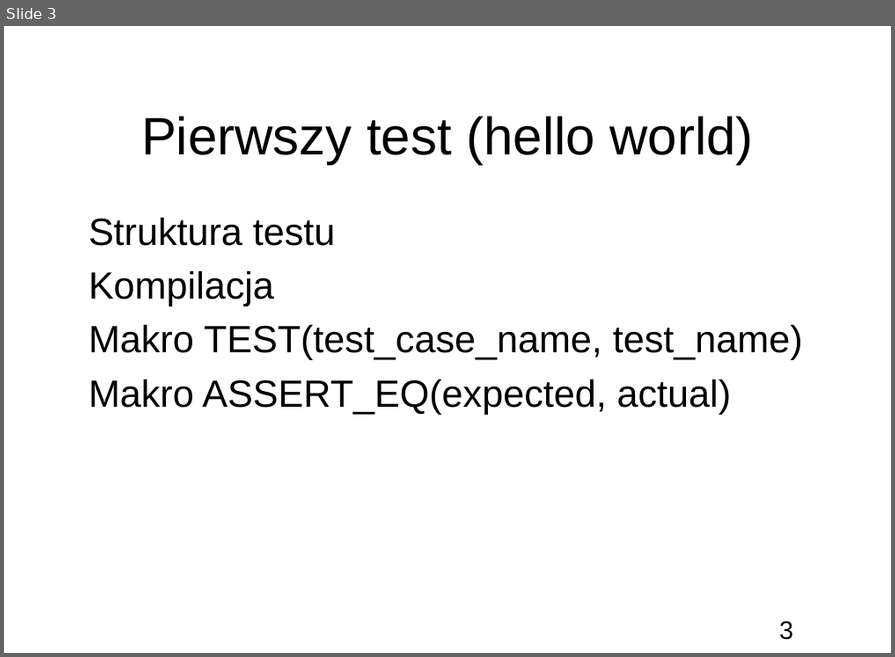
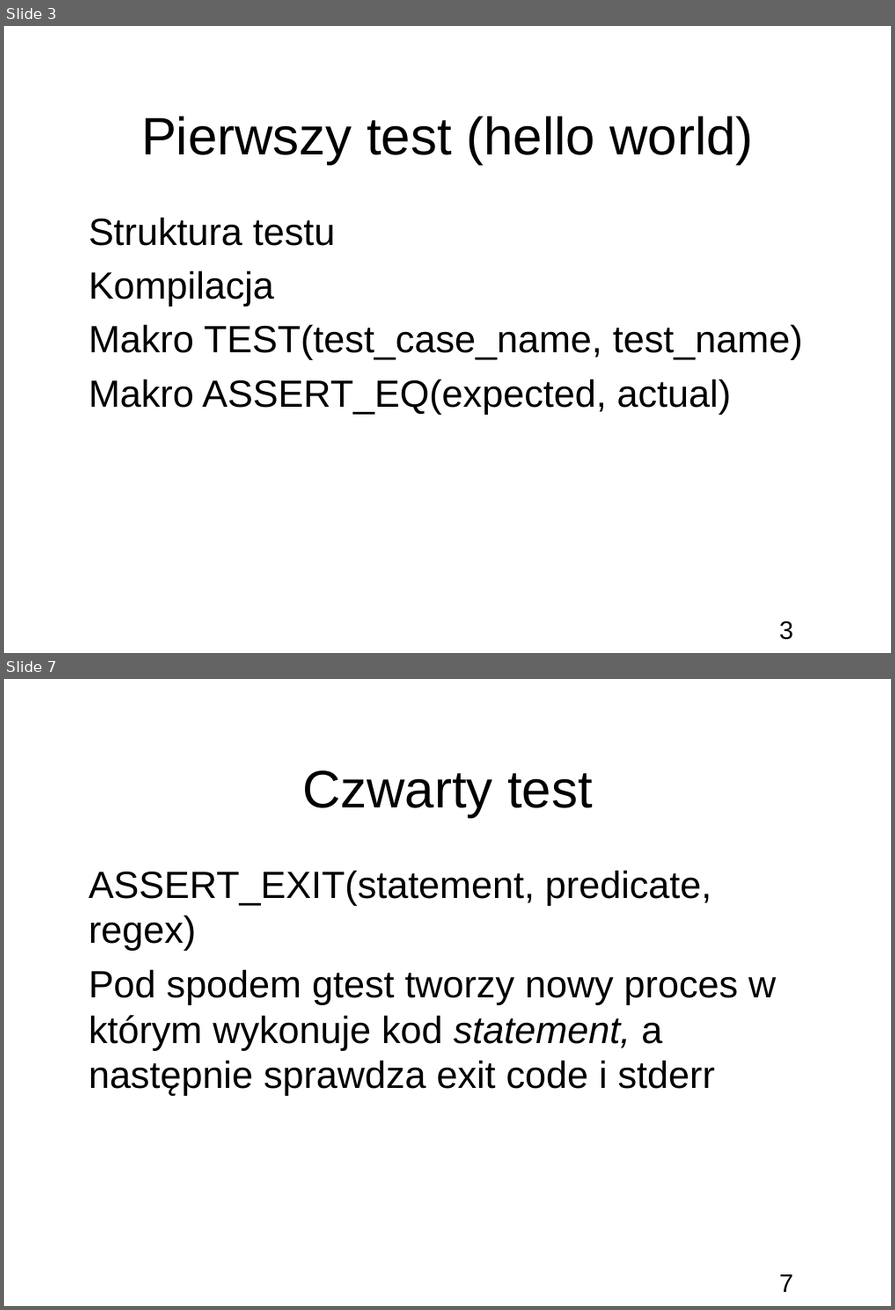
Before and after one commit to bercik/apt_seminar, a slide deck: prezentacja.odp. Shown one above the other, each under a label of ours: slide 3 before the commit, slides 3 and 7 after it; the slides between them are not shown. The pictures are 895x657 and 895x1310 pixels, drawn with LibreOffice and Linux fonts; fonts in the diff are those of the drawing; background and template pictures are left out. Boxes give left, top, right and bottom in pixels: in the first picture for what was removed or moved away, otherwise in the second. Text is boxed around its words. In the diff, an @@ line names an element or a change of style, - is before the commit and + after.

```diff
--- a/prezentacja.odp
+++ b/prezentacja.odp
@@ slide 7 added at [4,679,891,1306], background picture (left out); not listed: 1 template element that a slide beside it also shows @@
@@ title added at [302,771,592,818], 50 pt, text #000000 @@
+Czwarty test
@@ subtitle added at [88,870,776,1096], 36 pt, text #000000 @@
+● ASSERT_EXIT(statement, predicate, regex)
+● Pod spodem gtest tworzy nowy proces w którym wykonuje kod statement, a następnie sprawdza exit code i stderr
```
Also in this commit, not shown: 1 slide changed, 3 other slides added, 2 slides removed, 12 other files.
